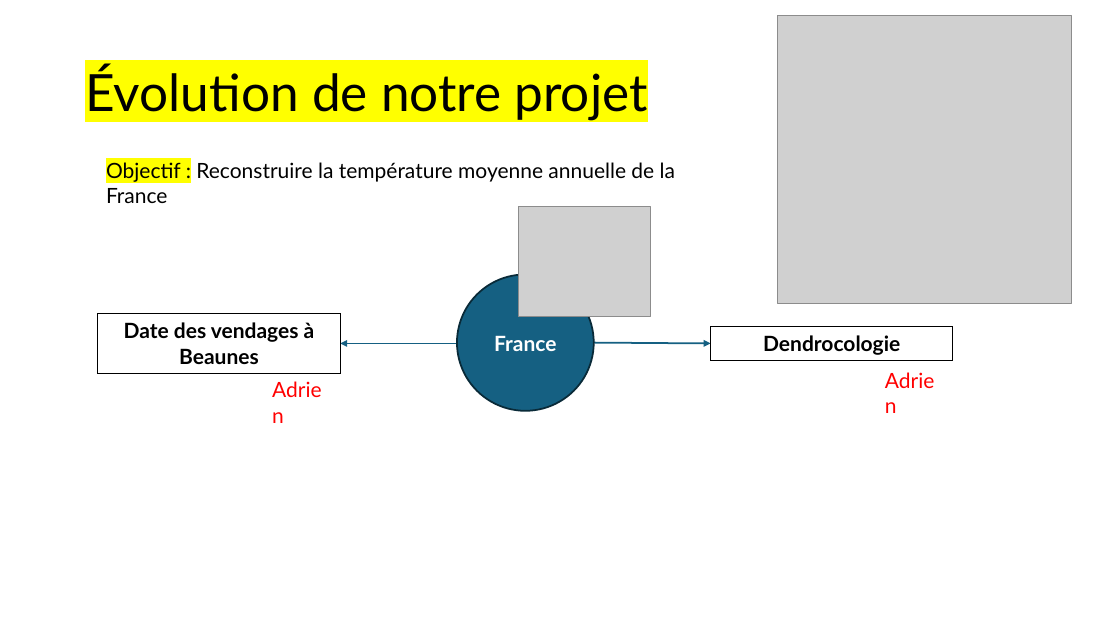
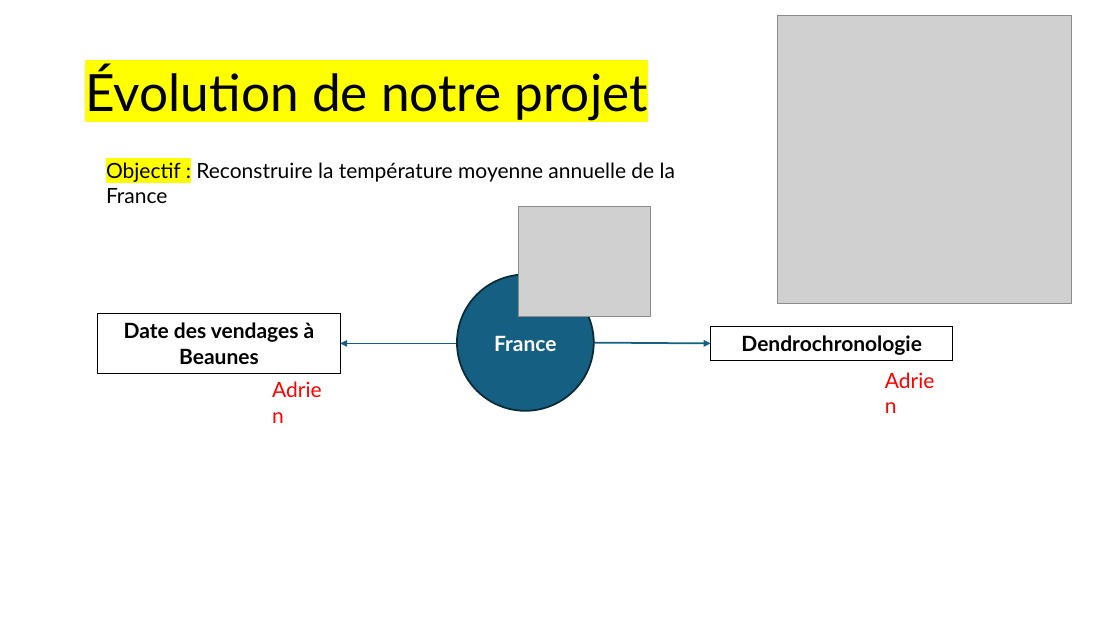
Before and after one commit to maxime-sfn/paleoclimat, a slide deck: slide 5 of PALEOCLIMATOLOGIE_presentation_DU_PROEJET.pptx. Drawn at 1120x630 pixels with LibreOffice and Linux fonts; fonts in the diff are those of the drawing; grey boxes stand for pictures. Boxes give left, top, right and bottom in pixels: in the first picture for what was removed or moved away, otherwise in the second. Text is boxed around its words. In the diff, an @@ line names an element or a change of style, - is before the commit and + after.

```diff
--- a/PALEOCLIMATOLOGIE_presentation_DU_PROEJET.pptx
+++ b/PALEOCLIMATOLOGIE_presentation_DU_PROEJET.pptx
@@ text in rectangle at (741, 335, 922, 355): text changed @@
-Dendrocologie
+Dendrochronologie
```
Also in this commit, not shown: 17 other slides changed.
